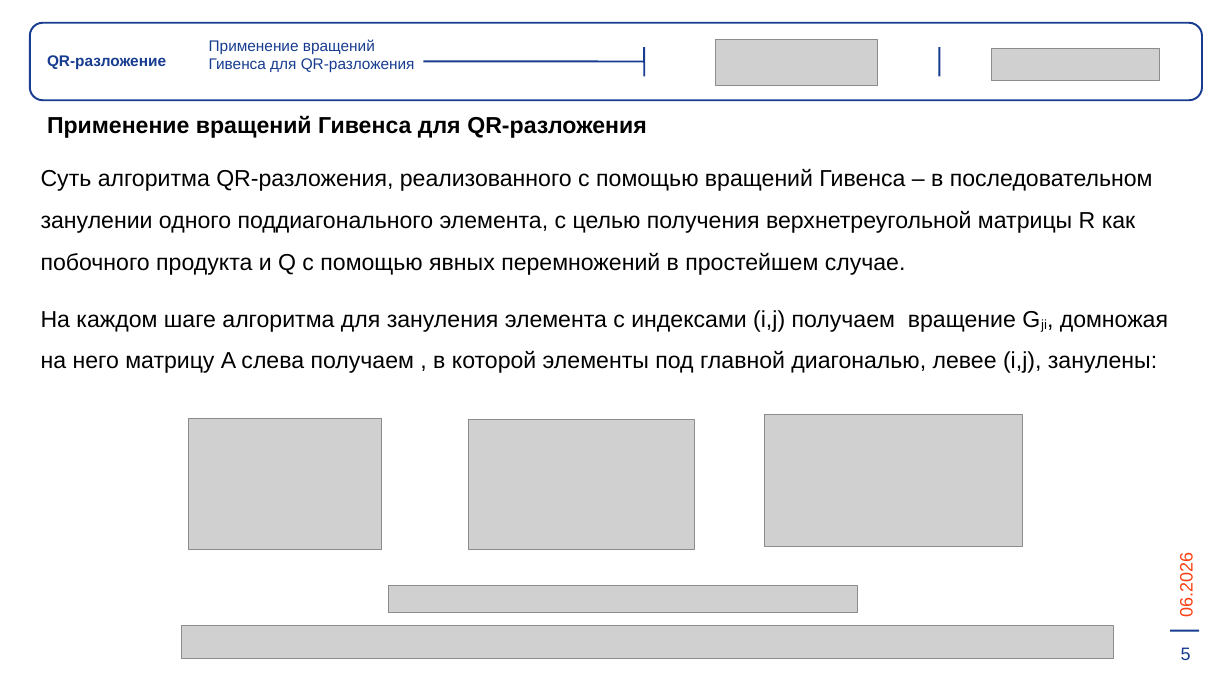
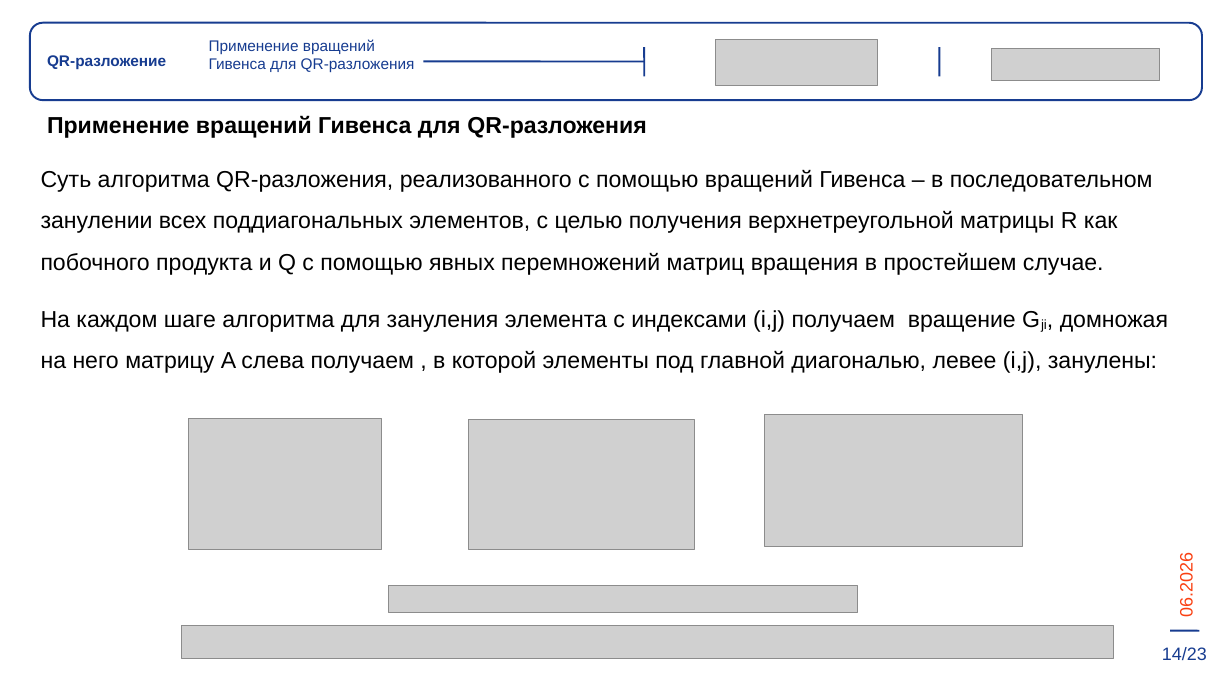
Before and after one commit to wellcome2AD/QR-decomposition, a slide deck: slide 15 of отчётность/диплом.pptx (slide 11 before the commit). Drawn at 1232x693 pixels with LibreOffice and Linux fonts; fonts in the diff are those of the drawing; grey boxes stand for pictures. Boxes give left, top, right and bottom in pixels: in the first picture for what was removed or moved away, otherwise in the second. Text is boxed around its words. In the diff, an @@ line names an element or a change of style, - is before the commit and + after.

```diff
--- a/отчётность/диплом.pptx
+++ b/отчётность/диплом.pptx
@@ text at (41,170,1153,275): text changed @@
-Суть алгоритма QR-разложения, реализованного с помощью вращений Гивенса – в последовательном занулении одного поддиагонального элемента, с целью получения верхнетреугольной матрицы R как побочного продукта и Q с помощью явных перемножений в простейшем случае.
+Суть алгоритма QR-разложения, реализованного с помощью вращений Гивенса – в последовательном занулении всех поддиагональных элементов, с целью получения верхнетреугольной матрицы R как побочного продукта и Q с помощью явных перемножений матриц вращения в простейшем случае.
@@ text added at (1162,647,1207,661), 14 pt, text #173C90 @@
+14/23
@@ text removed at (1181,647,1191,660) @@
-5
```
Also in this commit, not shown: 17 other slides changed, 6 slides added, 9 other files.
